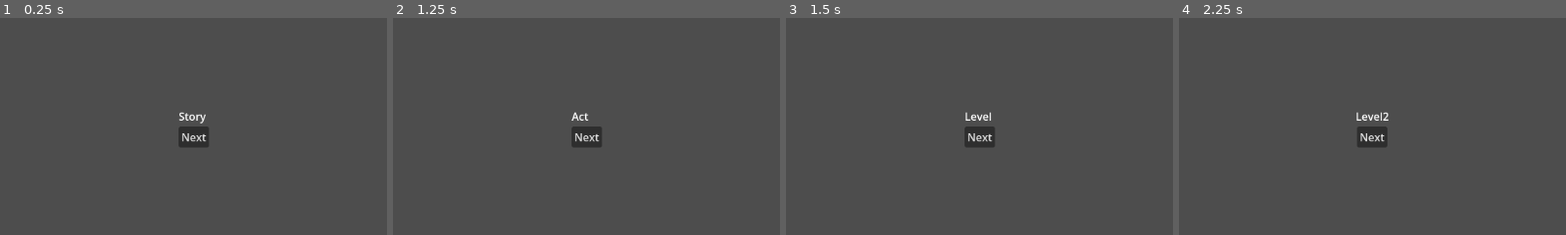
Above: before the commit, frames 1-4 (left to right).
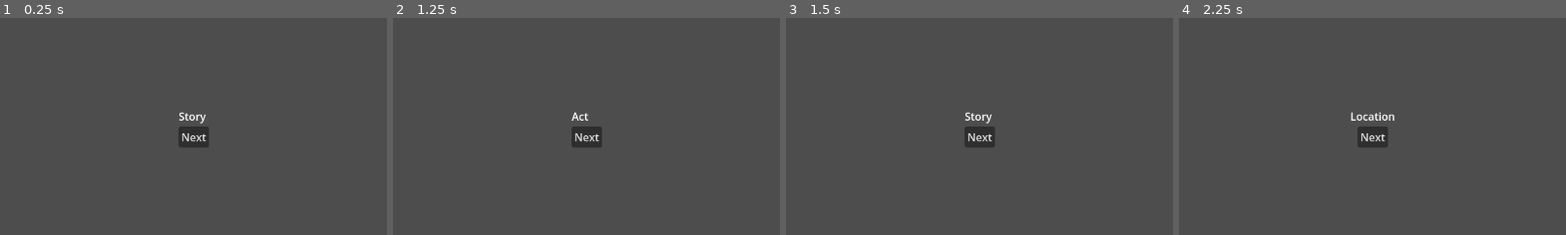
Above: after the commit, the same moments.

Repository: kentlizardo/demakers-game
Game: Godot game, scene res://scenes/main.tscn
Same seed, same stepped clock (60 frames per second), same inputs: the game is played once before the commit and once after it.
Inputs:
- Up to frame 1 (0.25 s): no input
- Up to frame 2 (1.25 s): click "Next" at 0.5 s
- Up to frame 3 (1.5 s): click "Next" at 1.25 s
- Up to frame 4 (2.25 s): click "Next" at 2 s
The pictures show only the part of the screen within x 25-75%, y 25-75%; the shares and areas given below are measured in that part.

Frames 1-2 are identical in both runs. In frame 3, 0.2% of the frame differs, in the area x 46-54%, y 43-49%; in frame 4, 0.4%, in the area x 44-56%, y 43-58%.
Error before the commit: Out of bounds get index '1' (on base: 'Array[Dictionary]') (res://scenes/util/debug.gd:39)
Error after the commit: Parse Error: Too few arguments for "_populate_level()" call. Expected at least 1 but received 0. (res://scenes/run/story/level.gd:32)

Commit message:
Some refactoring for prep of further Level impl.

Diff:
--- a/scenes/run/run.gd
+++ b/scenes/run/run.gd
@@ -4,15 +4,15 @@
 
 @export var initial_location: Location
 
-var level_instance: Sandbox:
+var sandbox_instance: Sandbox:
 	set(x):
-		if is_instance_valid(level_instance):
-			level_instance.completed.disconnect(_on_level_completed)
-			level_instance.failed.disconnect(_on_level_failed)
-		level_instance = x
-		if is_instance_valid(level_instance):
-			level_instance.completed.connect(_on_level_completed)
-			level_instance.failed.connect(_on_level_failed)
+		if is_instance_valid(sandbox_instance):
+			sandbox_instance.completed.disconnect(_on_level_completed)
+			sandbox_instance.failed.disconnect(_on_level_failed)
+		sandbox_instance = x
+		if is_instance_valid(sandbox_instance):
+			sandbox_instance.completed.connect(_on_level_completed)
+			sandbox_instance.failed.connect(_on_level_failed)
 
 var _location: Location
 var location: Location:
@@ -31,15 +31,13 @@
 	pass
 
 func _create_sandbox() -> void:
-	if level_instance:
-		level_instance.queue_free()
-	level_instance = Sandbox.new()
-	call_deferred("add_child", level_instance)
+	if sandbox_instance:
+		sandbox_instance.queue_free()
+	sandbox_instance = Sandbox.new()
+	call_deferred("add_child", sandbox_instance)
 
 func stage(frontier: Location) -> void:
 	print("moving to " + frontier.name)
-	if level_instance:
-		level_instance.queue_free()
 	_create_sandbox()
 	_location = frontier
-	frontier.enter(level_instance)
+	frontier.enter(sandbox_instance)
--- a/scenes/run/story/level.gd
+++ b/scenes/run/story/level.gd
@@ -5,29 +5,21 @@
 	if !node:
 		return []
 	if node is Location:
-		return _index(node.get_parent()) + ([node] as Array[Location])
+		var loc: Location = node
+		return _index(node.get_parent()) + [loc]
 	return _index(node.get_parent())
 
 ## This function creates an index of all Superlocations
-## While keeping only the highest Level location.
-static func _create_level_index(node: Node) -> Array[Location]:
-	var loc_index := _index(node)
-	var highest_level: Level
-	for i: Location in loc_index:
-		if i is Level:
-			highest_level = i
-	assert(highest_level, "Should not be calling _create_level_index from a non Level node.")
+## While keeping only the frontier Level
+static func _create_level_index(level_frontier: Level) -> Array[Location]:
+	var loc_index := _index(level_frontier)
 	var filter := func(loc: Location) -> bool:
 		if loc is Level:
-			return loc == highest_level
+			return loc == level_frontier
 		return true
 	return loc_index.filter(filter)
 
 @export var level_template: PackedScene
-
-func _populate_level() -> Array[Object]:
-	Debug.abstr_func(self)
-	return []
 
 ## Warning: There is no distinction when using build for a level,
 ## Since each sandbox is generated.
@@ -36,3 +28,5 @@
 
 func _enter(sandbox: Sandbox) -> void:
 	var level_index := Level._create_level_index(self)
+	for loc: Location in level_index:
+		loc._populate_level() # Why is autocomplete not working here?
--- a/scenes/run/story/location.gd
+++ b/scenes/run/story/location.gd
@@ -11,6 +11,12 @@
 
 func _enter(sandbox: Sandbox) -> void:
 	Debug.abstr_func(self)
+
+## Used to affect any sublocations that are Levels when they are generated.
+## Only the leaf
+func _populate_level(sandbox: Sandbox) -> Array[Object]:
+	Debug.abstr_func(self)
+	return []
 
 func build() -> bool:
 	if is_built:
